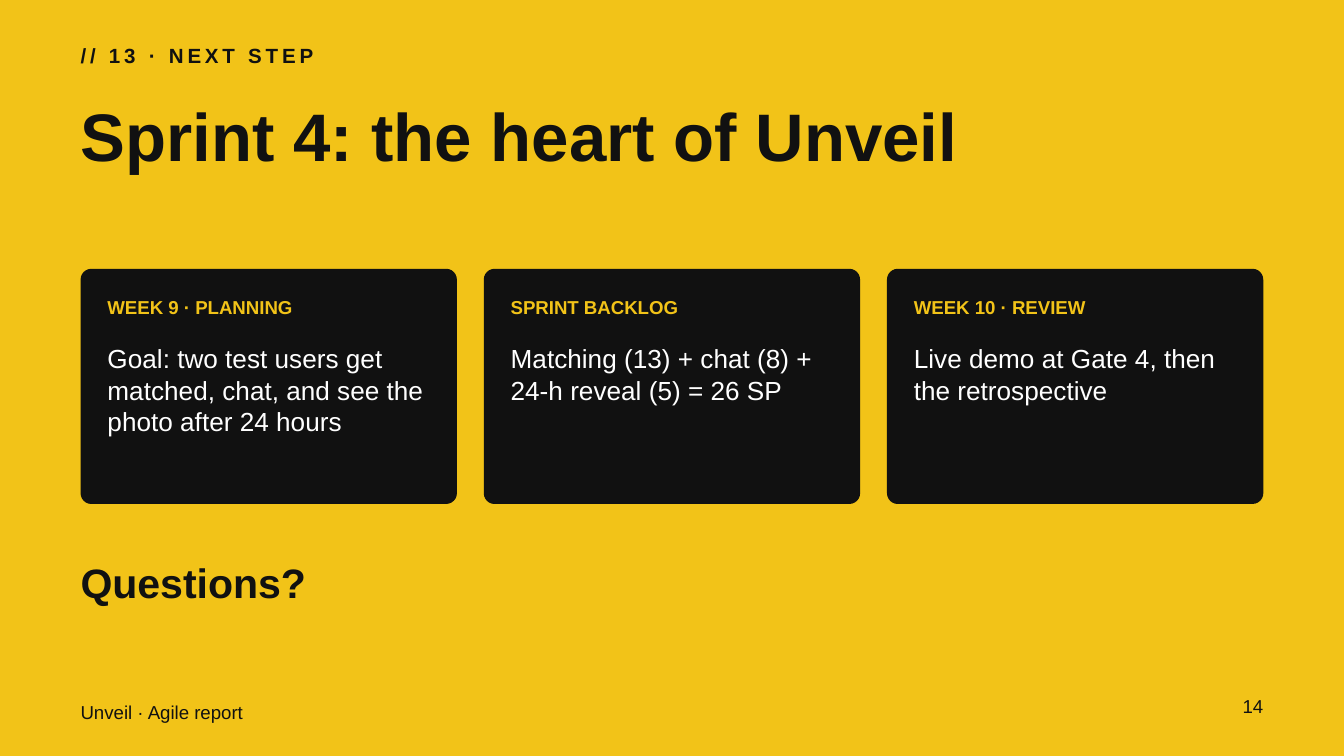
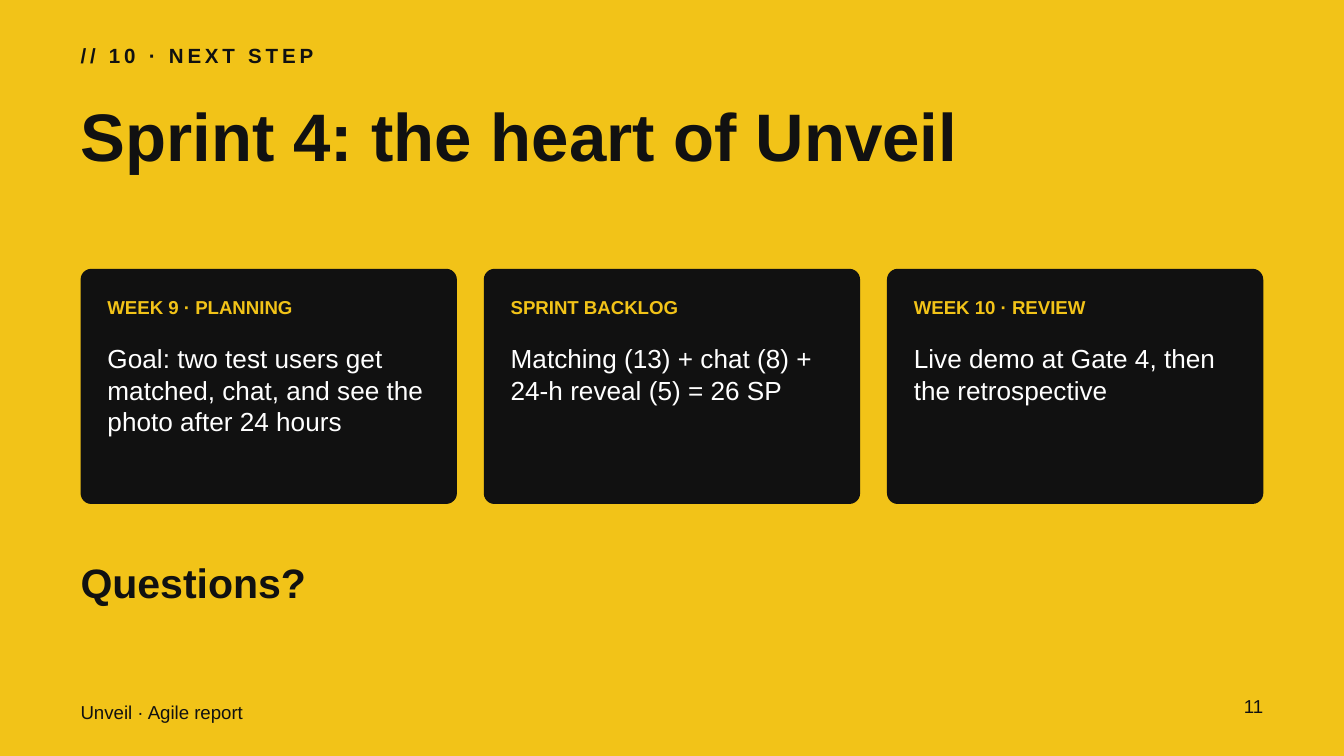
Before and after one commit to arrietta/Clodus, a slide deck: slide 11 of Unveil_Agile_Presentation.pptx (slide 14 before the commit). Drawn at 1344x756 pixels with LibreOffice and Linux fonts; fonts in the diff are those of the drawing. Boxes give left, top, right and bottom in pixels: in the first picture for what was removed or moved away, otherwise in the second. Text is boxed around its words. In the diff, an @@ line names an element or a change of style, - is before the commit and + after.

```diff
--- a/Unveil_Agile_Presentation.pptx
+++ b/Unveil_Agile_Presentation.pptx
@@ text at box(109, 48, 313, 64): text changed @@
-// 13 · NEXT STEP
+// 10 · NEXT STEP
@@ page number at box(1244, 700, 1263, 713): text changed @@
-14
+11
```
Also in this commit, not shown: 8 other slides changed, 1 slide added, 4 slides removed, 6 other files.
